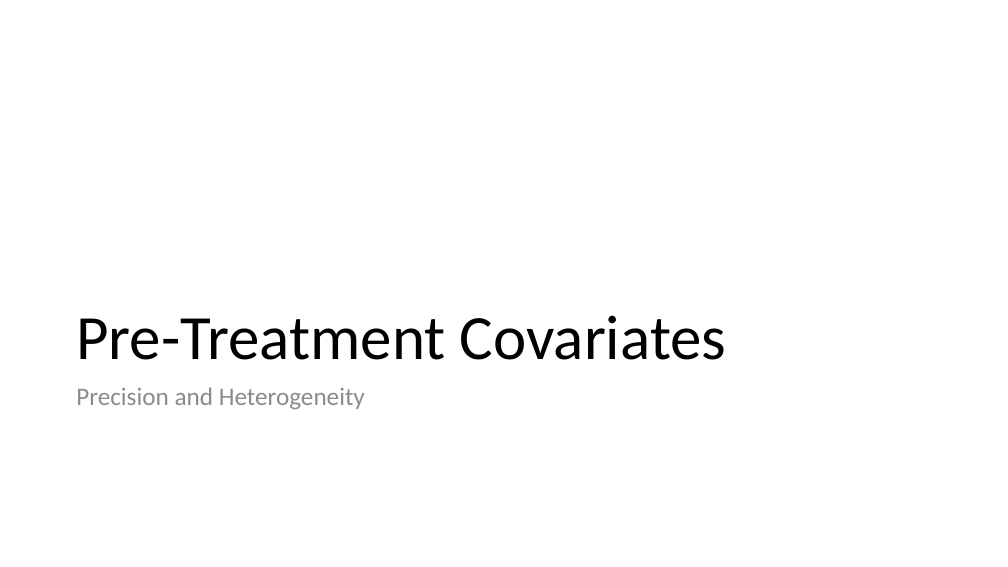
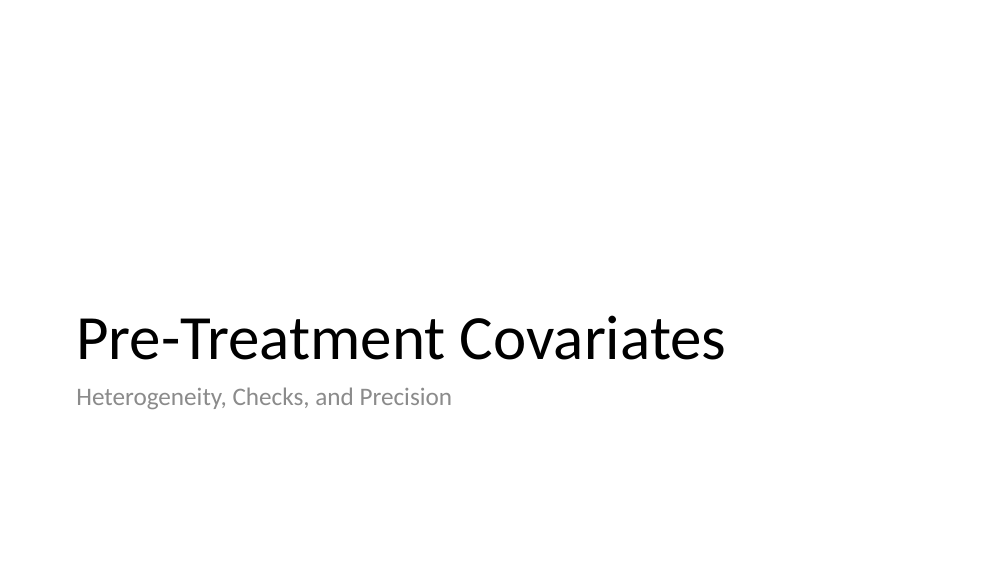
Before and after one commit to stanford-msande228/winter24, a slide deck: slide 31 of assets/presentations/MSANDE228_Lecture2_Causality_via_Experiments.pptx (slide 26 before the commit). Drawn at 1008x567 pixels with LibreOffice and Linux fonts; fonts in the diff are those of the drawing. Boxes give left, top, right and bottom in pixels: in the first picture for what was removed or moved away, otherwise in the second. Text is boxed around its words. In the diff, an @@ line names an element or a change of style, - is before the commit and + after.

```diff
--- a/assets/presentations/MSANDE228_Lecture2_Causality_via_Experiments.pptx
+++ b/assets/presentations/MSANDE228_Lecture2_Causality_via_Experiments.pptx
@@ text at <box>76,387,453,409</box>: text changed @@
-Precision and Heterogeneity
+Heterogeneity, Checks, and Precision
```
Also in this commit, not shown: 3 other slides changed, 1 other file.
